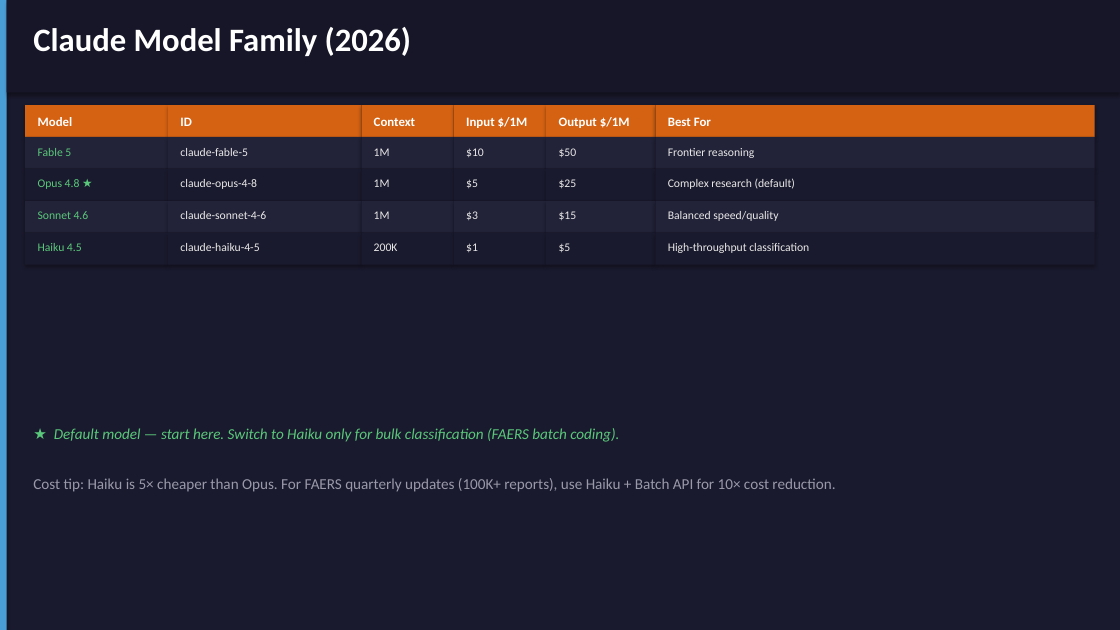
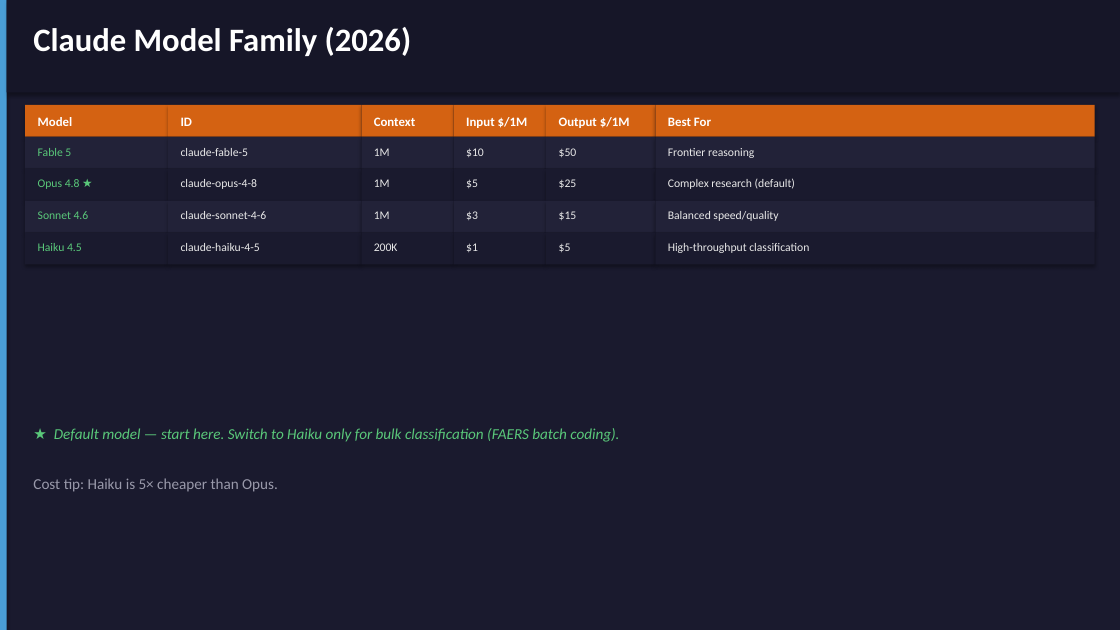
Before and after one commit to bcqguo/claude_4_public_health, a slide deck: slide 4 of Claude_Model_Usage_Lecture.pptx. Drawn at 1120x630 pixels with LibreOffice and Linux fonts; fonts in the diff are those of the drawing. Boxes give left, top, right and bottom in pixels: in the first picture for what was removed or moved away, otherwise in the second. Text is boxed around its words. In the diff, an @@ line names an element or a change of style, - is before the commit and + after.

```diff
--- a/Claude_Model_Usage_Lecture.pptx
+++ b/Claude_Model_Usage_Lecture.pptx
@@ text at <box>33,478,278,492</box>: text changed @@
-Cost tip: Haiku is 5× cheaper than Opus. For FAERS quarterly updates (100K+ reports), use Haiku + Batch API for 10× cost reduction.
+Cost tip: Haiku is 5× cheaper than Opus.
```
Also in this commit, not shown: 8 other slides changed, 3 slides removed.
